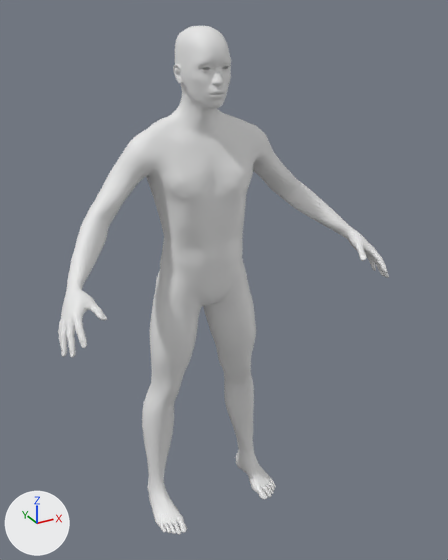
Two versions of the Blender file model-src/body.blend, one commit apart.
The view is the same before and after, from a 50 mm camera at (-0.881, -1.789, 1.778) aimed at (0.035, -0.122, 0.945). Arrows for +X, +Y and +Z are at lower left; the lights stay in place. The older version comes first.

Names of what the first picture shows: 'Body'.
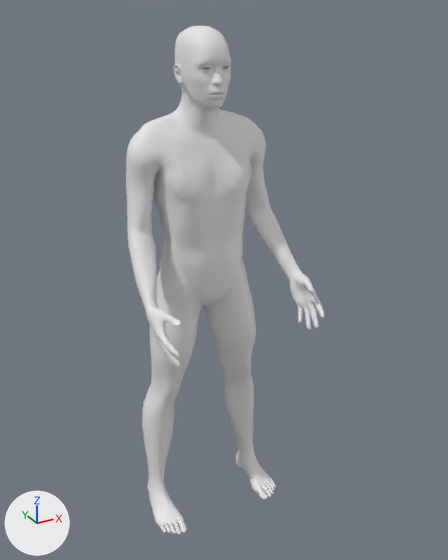
Changed parts and their boxes [x1, y1, x2, y2] in the pictures (448 x 560 px; the box of a moved part takes in the faces that stretch with it):
'Body', reshaped (40% narrower): before [58, 26, 389, 535]; after [126, 26, 324, 535]
part 1 of me_body, moved or reshaped: before [58, 112, 389, 357]; after [126, 110, 324, 367]

Diff of the bpy script that builds the scene:
```diff
--- a/model-src/body.blend.py
+++ b/model-src/body.blend.py
@@ me_body @@
 # used by ob_body; location = (0.0, 0.0, 0.0)
-me_body.from_pydata(...)  # 13380 vertices, 26756 faces; spans x -0.57..0.57, y -0.38..0.1, z 0.0..1.73
+me_body.from_pydata(...)  # 13380 vertices, 26756 faces; spans x -0.29..0.29, y -0.39..0.1, z 0.0..1.73
+# me_body part 1: 4402 of 13380 vertices moved; they spanned x -0.57..0.57, y -0.38..0.05, z 0.92..1.47 and now span x -0.29..0.29, y -0.39..0.05, z 0.8..1.47; mean shift (0.0, 0.0, -0.09); largest move (-0.56, -0.28, 0.93) -> (-0.23, -0.29, 0.81)
 me_body.materials.append(mat_skin)
```
